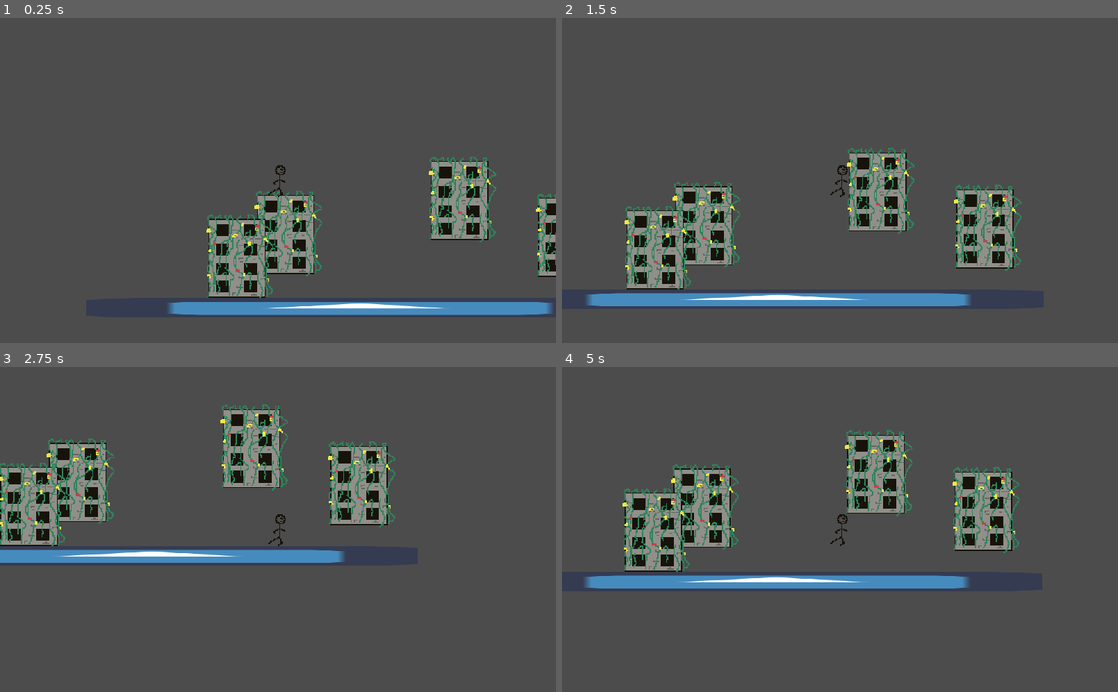
Above: before the commit, frames 1-4 (two rows, left to right).
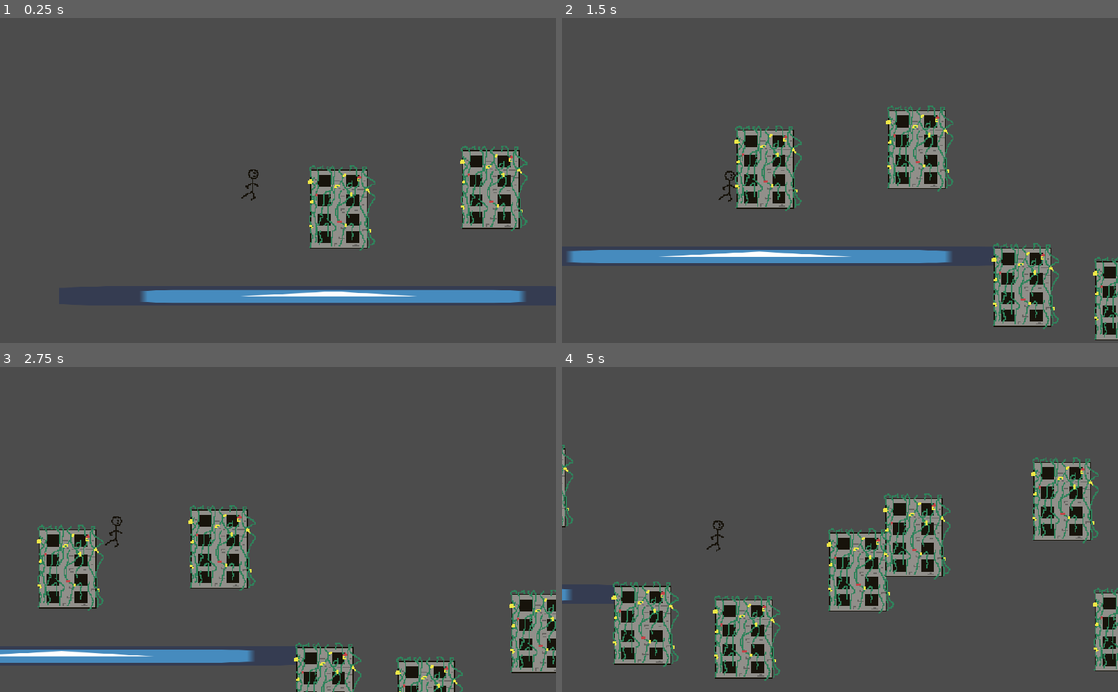
Above: after the commit, the same moments.

Repository: kevinms/godot-wild-jam-38
Game: Godot game, scene res://Game.tscn
Two runs of this game, one before a commit and one after it. Both use one fixed random seed, a clock stepped at 60 frames per second and the inputs below. The engine's default icon, where the game draws it, is replaced by a stand-in: a white triangle on a blue panel in a dark square.
Inputs:
- Up to frame 1 (0.25 s): no input
- Up to frame 2 (1.5 s): hold D (right) from 0.53 s (still down); tap W (jump) at 0.6, 0.77, 1.07, 1.35 s
- Up to frame 3 (2.75 s): tap W (jump) at 1.52, 1.82, 2.1 s; release D (right) at 2.03 s; hold A (left) from 2.03 s (still down)
- Up to frame 4 (5 s): release A (left) at 2.78 s; hold D (right) 2.78-4.28 s; tap W (jump) at 2.85, 3.02, 3.32, 3.6, 3.77, 4.07, 4.35, 4.52, 4.82 s; hold A (left) from 4.28 s (still down)

The runs differ from the first frame. In frame 1, 17% of the frame differs, in the area x 25-100%, y 39-92%; in frame 2, 23%; in frame 3, 23%; in frame 4, 27%, in the area x 0-100%, y 19-97%.

Commit message:
Added basic building procedural generation

Diff:
--- /dev/null
+++ b/Game.gd
@@ -0,0 +1,38 @@
+extends Node2D
+
+onready var building_scene = preload("res://buildings/Building.tscn")
+
+func spawn_building(pos: Vector2):
+	var building = building_scene.instance()
+
+	building.global_position = pos
+	add_child(building)
+
+
+onready var base_pos = $SpawnLocation.global_position
+onready var pos = base_pos
+var buildingSize: Vector2
+
+func randomly_place_building():
+	var xscale = rand_range(1.0, 3.0)
+	pos.x += buildingSize.x * xscale
+	pos.y = base_pos.y + rand_range(-100, 100)
+
+	spawn_building(pos)
+
+func _ready():
+	var building = building_scene.instance()
+	buildingSize = building.get_size_in_pixels()
+
+	print(buildingSize)
+	for i in range(2):
+		randomly_place_building()
+
+func _process(delta):
+	$Camera2D.global_position.x += 100 * delta
+	$Camera2D.global_position.y = $Player.global_position.y
+
+	var screenEdge = $Camera2D.get_camera_screen_center() + get_viewport().size / 2
+	#screenEdge = $Camera2D.get_camera_screen_center()
+	if pos < screenEdge:
+		randomly_place_building()
--- a/Game.tscn
+++ b/Game.tscn
@@ -1,31 +1,21 @@
 [gd_scene load_steps=5 format=2]
 
-[ext_resource path="res://buildings/Building.tscn" type="PackedScene" id=1]
 [ext_resource path="res://player/Player.tscn" type="PackedScene" id=2]
 [ext_resource path="res://icon.png" type="Texture" id=3]
+[ext_resource path="res://Game.gd" type="Script" id=4]
 
 [sub_resource type="RectangleShape2D" id=1]
 extents = Vector2( 250, 10 )
 
 [node name="Node2D" type="Node2D"]
+script = ExtResource( 4 )
 
-[node name="Node2D" parent="." instance=ExtResource( 1 )]
-position = Vector2( 190.215, 228.925 )
-
-[node name="Node2D2" parent="." instance=ExtResource( 1 )]
-position = Vector2( 350.395, 197.556 )
-
-[node name="Node2D3" parent="." instance=ExtResource( 1 )]
-position = Vector2( 449.174, 231.595 )
-
-[node name="Node2D4" parent="." instance=ExtResource( 1 )]
-position = Vector2( 145.498, 250.95 )
+[node name="Camera2D" type="Camera2D" parent="."]
+position = Vector2( 181.698, 183.287 )
+current = true
 
 [node name="Player" parent="." instance=ExtResource( 2 )]
 position = Vector2( 181.698, 183.287 )
-
-[node name="Camera2D" type="Camera2D" parent="Player"]
-current = true
 
 [node name="StaticBody2D" type="StaticBody2D" parent="."]
 position = Vector2( 253.53, 313.234 )
@@ -36,3 +26,6 @@
 [node name="Sprite" type="Sprite" parent="StaticBody2D"]
 scale = Vector2( 7.76, 0.28 )
 texture = ExtResource( 3 )
+
+[node name="SpawnLocation" type="Node2D" parent="."]
+position = Vector2( 135.222, 241.977 )
--- /dev/null
+++ b/buildings/Building.gd
@@ -0,0 +1,19 @@
+extends StaticBody2D
+
+func get_size_in_pixels() -> Vector2:
+	return $CollisionShape2D.get_shape().get_extents()*2
+	#return $CollisionShape2D.get_size()
+
+# Declare member variables here. Examples:
+# var a = 2
+# var b = "text"
+
+
+# Called when the node enters the scene tree for the first time.
+func _ready():
+	pass # Replace with function body.
+
+
+# Called every frame. 'delta' is the elapsed time since the previous frame.
+#func _process(delta):
+#	pass
--- a/buildings/Building.tscn
+++ b/buildings/Building.tscn
@@ -1,11 +1,13 @@
-[gd_scene load_steps=3 format=2]
+[gd_scene load_steps=4 format=2]
 
 [ext_resource path="res://buildings/Building.png" type="Texture" id=1]
+[ext_resource path="res://buildings/Building.gd" type="Script" id=2]
 
 [sub_resource type="RectangleShape2D" id=1]
 extents = Vector2( 25.5588, 35.354 )
 
 [node name="Building" type="StaticBody2D"]
+script = ExtResource( 2 )
 
 [node name="Sprite" type="Sprite" parent="."]
 texture = ExtResource( 1 )
--- a/player/Player.gd
+++ b/player/Player.gd
@@ -2,8 +2,8 @@
 
 const MAX_SPEED = 200
 const ACCELERATION = 450
-const JUMP_SPEED = 300
-const GRAVITY = 700
+const JUMP_SPEED = 400 #300
+const GRAVITY = 800
 const FRICTION = 15
 
 var velocity = Vector2.ZERO
@@ -42,6 +42,7 @@
 	if Input.is_action_just_pressed("jump"):
 		if is_on_floor():
 			velocity.y -= JUMP_SPEED
+			$JumpSound.play()
 		if is_on_wall():
 			#TODO: wall jump
 			pass
--- a/player/Player.tscn
+++ b/player/Player.tscn
@@ -1,7 +1,8 @@
-[gd_scene load_steps=4 format=2]
+[gd_scene load_steps=5 format=2]
 
 [ext_resource path="res://player/Player.png" type="Texture" id=1]
 [ext_resource path="res://player/Player.gd" type="Script" id=2]
+[ext_resource path="res://sfx/Jump1.mp3" type="AudioStream" id=3]
 
 [sub_resource type="CapsuleShape2D" id=1]
 radius = 8.99774
@@ -16,3 +17,7 @@
 [node name="Sprite" type="Sprite" parent="."]
 position = Vector2( 2.22725, -0.835213 )
 texture = ExtResource( 1 )
+
+[node name="JumpSound" type="AudioStreamPlayer" parent="."]
+stream = ExtResource( 3 )
+volume_db = -16.0
Not shown, changed: sfx/Cleaning1.mp3.import
Not shown, changed: sfx/Cleaning2.mp3.import
Not shown, changed: sfx/Cleaning3.mp3.import
Not shown, changed: sfx/Cleaning4.mp3.import
Not shown, changed: sfx/Cleaning5.mp3.import
Not shown, changed: sfx/Death.mp3.import
Not shown, changed: sfx/Fruit1.mp3.import
Not shown, changed: sfx/Fruit2.mp3.import
Not shown, changed: sfx/Fruit3.mp3.import
Not shown, changed: sfx/HitSound.mp3.import
Not shown, changed: sfx/HitSound1.mp3.import
Not shown, changed: sfx/HitSound2.mp3.import
(and 6 more such lines)
